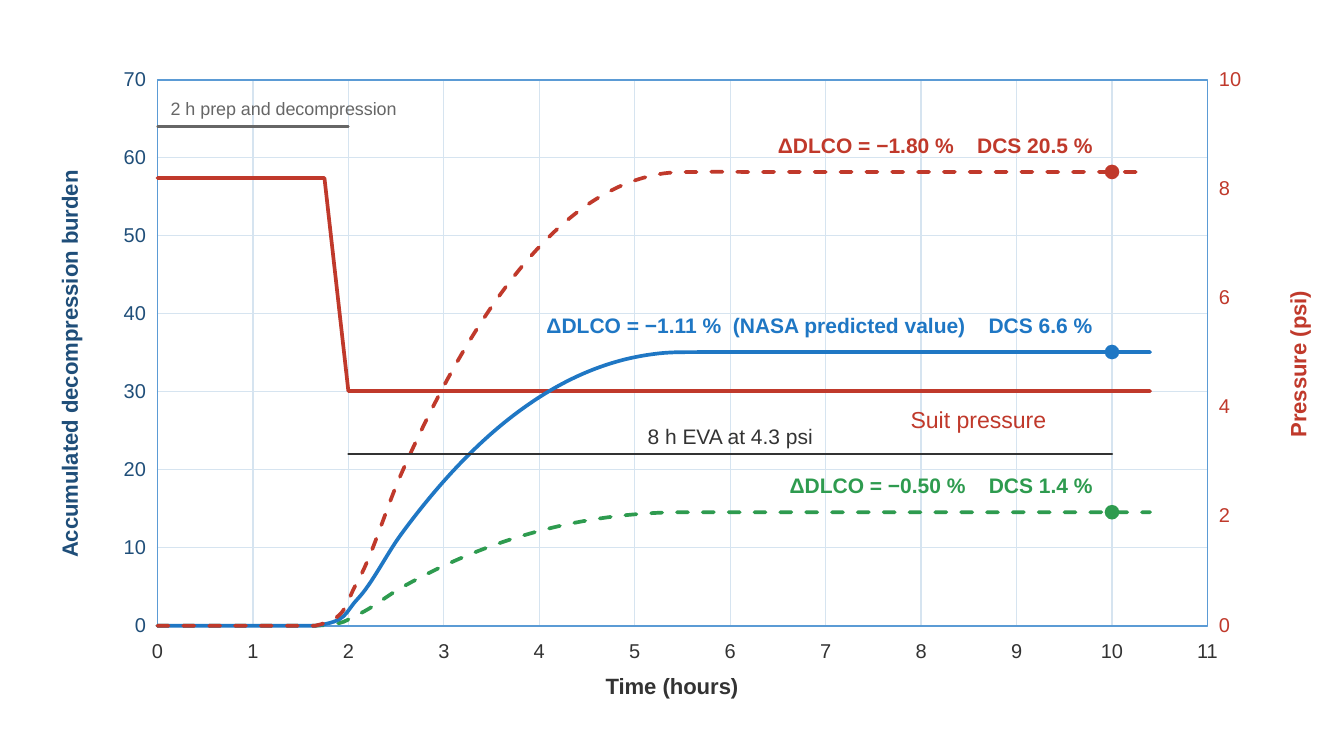
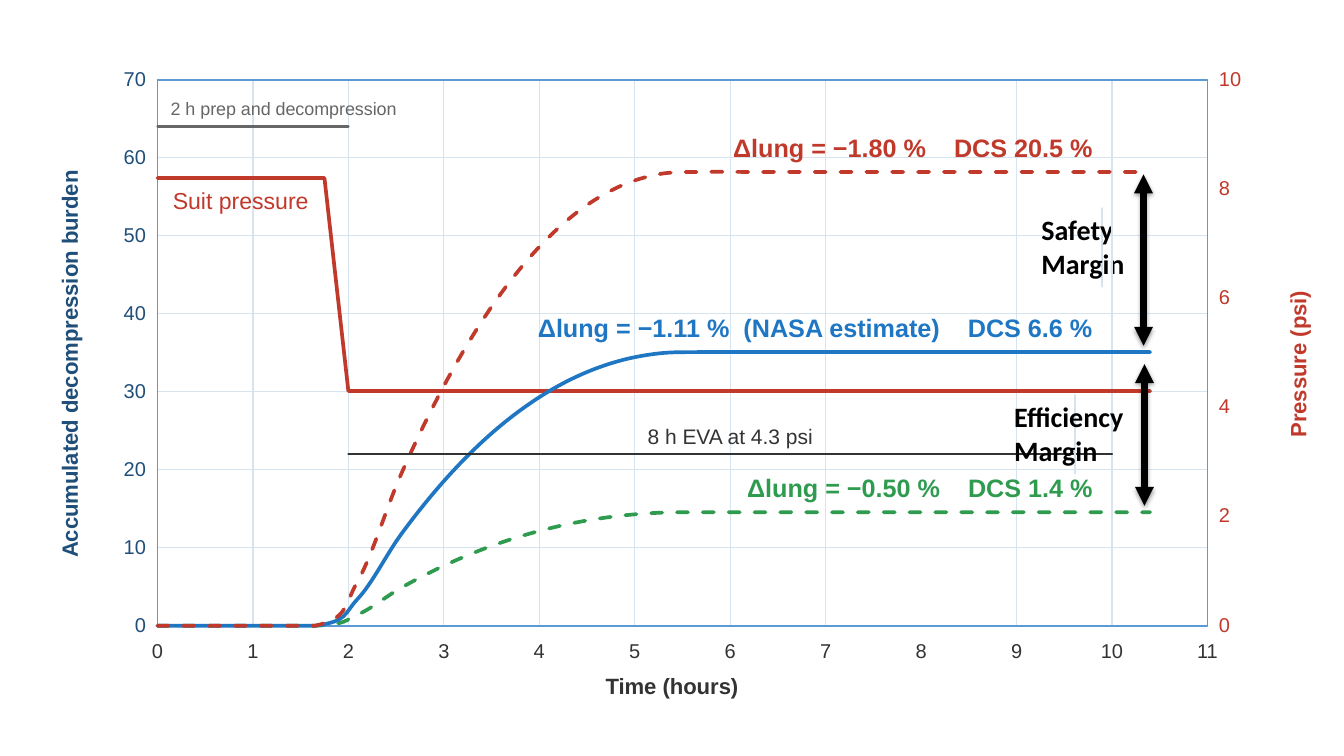
Before and after one commit to Trista1208/space_health_monitor, a slide deck: slide 5 of presentation/eva-physiology.pptx (slide 2 before the commit). Drawn at 1344x756 pixels with LibreOffice and Linux fonts; fonts in the diff are those of the drawing. Boxes give left, top, right and bottom in pixels: in the first picture for what was removed or moved away, otherwise in the second. Text is boxed around its words. In the diff, an @@ line names an element or a change of style, - is before the commit and + after.

```diff
--- a/presentation/eva-physiology.pptx
+++ b/presentation/eva-physiology.pptx
@@ freeform shape removed at [921,79,924,627] @@
@@ text at [733,136,1063,162]: text changed; size 15 to 18 pt @@
-ΔDLCO = −1.80 % DCS 20.5 %
+Δlung = −1.80 % DCS 20.5 %
@@ ellipse removed at [1105,164,1120,179] @@
@@ double arrow added from (1143, 174) to (1143, 346), #000000 4.5 pt @@
@@ text "Suit pressure": place and size @@
-text "Suit pressure" at [911,410,1047,434]
+text "Suit pressure" at [173,190,309,214]
@@ freeform shape added at [1031,208,1173,287], outline #D6E4F0 0.9 pt, 20 pt, text #000000, bold @@
+Safety
+Margin
@@ text at [538,317,1063,343]: text changed; size 15 to 18 pt @@
-ΔDLCO = −1.11 % (NASA predicted value) DCS 6.6 %
+Δlung = −1.11 % (NASA estimate) DCS 6.6 %
@@ ellipse removed at [1105,345,1120,360] @@
@@ double arrow added from (1144, 364) to (1144, 506), #000000 4.5 pt @@
@@ freeform shape added at [1004,395,1145,475], outline #D6E4F0 0.9 pt, 20 pt, text #000000, bold @@
+Efficiency
+Margin
@@ text at [747,477,1063,503]: text changed; size 15 to 18 pt @@
-ΔDLCO = −0.50 % DCS 1.4 %
+Δlung = −0.50 % DCS 1.4 %
@@ ellipse removed at [1105,505,1120,520] @@
```
Also in this commit, not shown: 1 other slide changed, 3 slides added.
